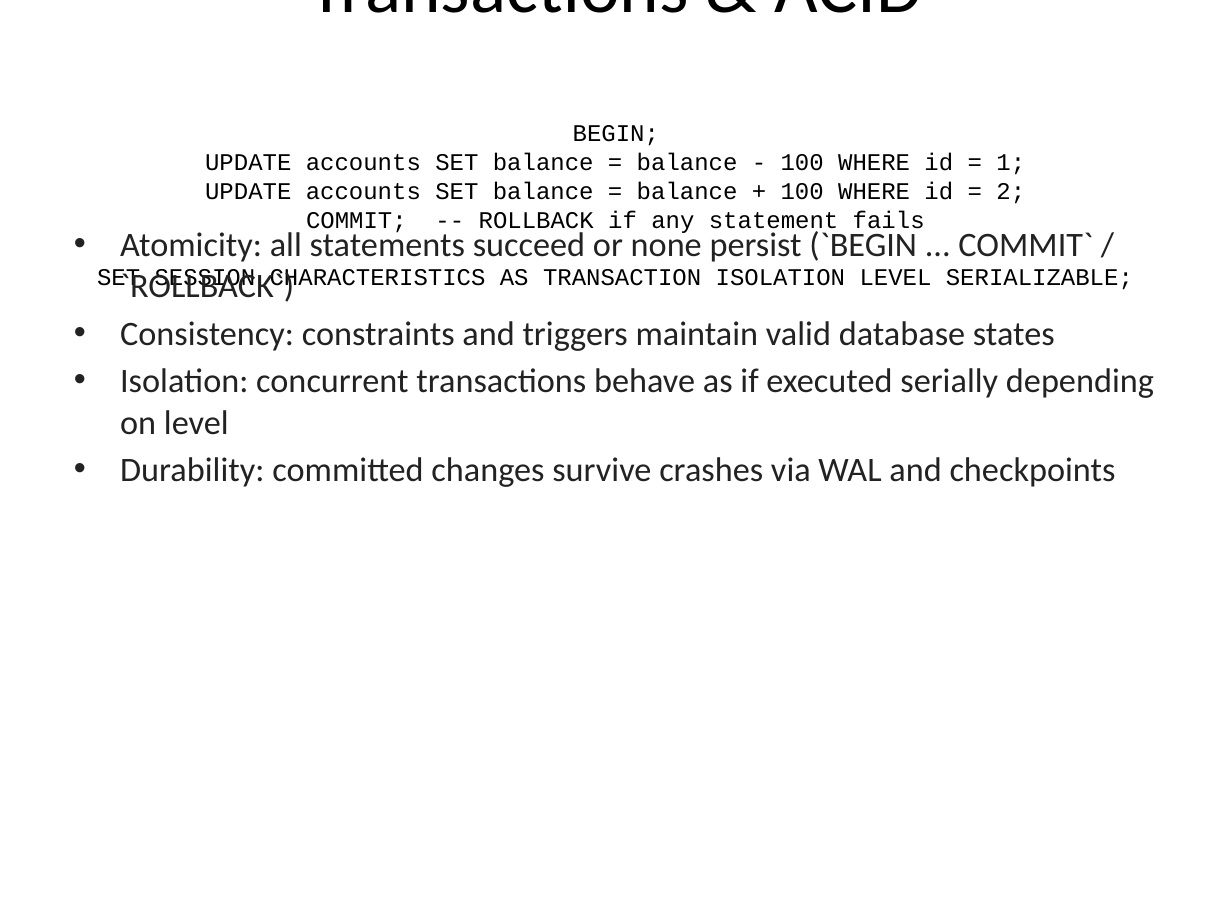
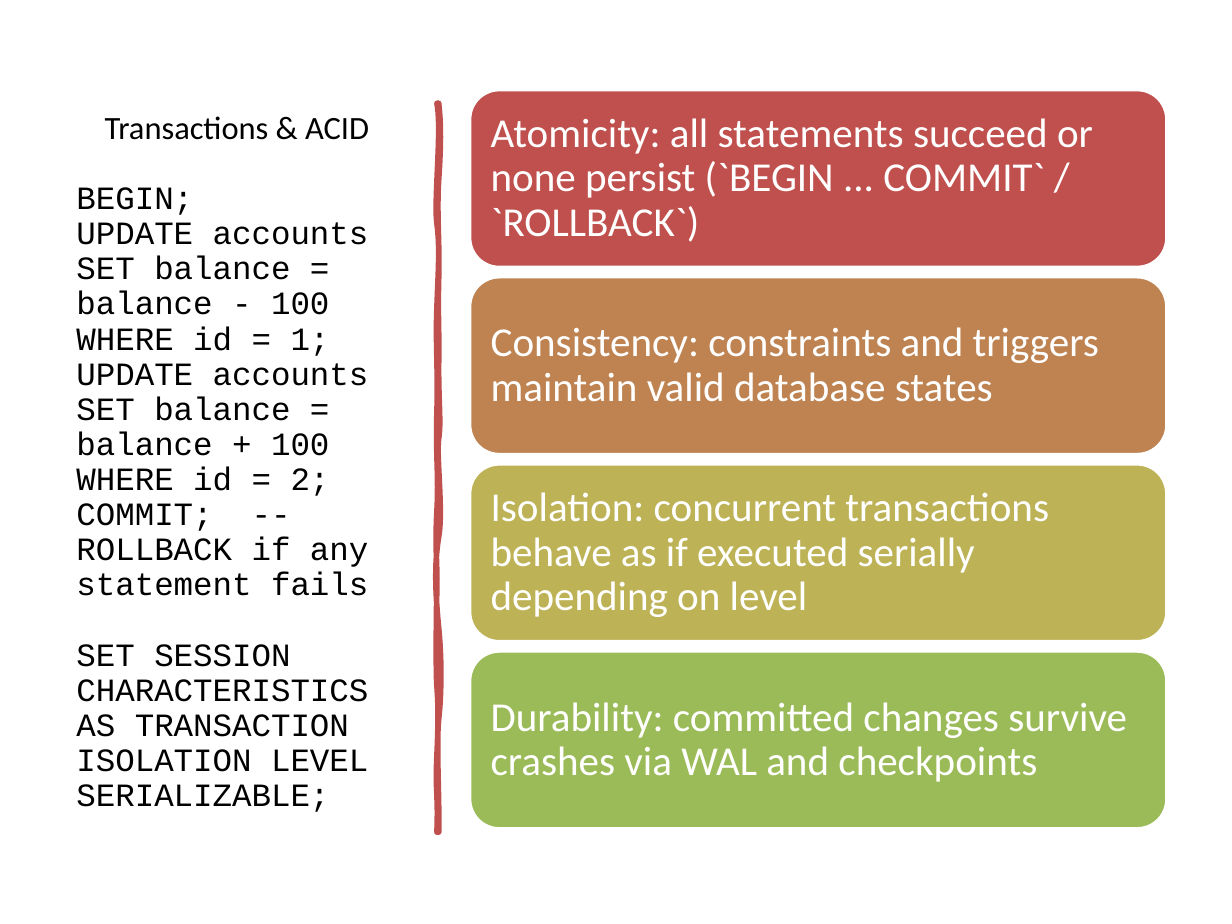
Before and after one commit to lolusername/CST4714_DB_admin, a slide deck: slide 12 of week_4/Week4_Advanced_SQL_Transactions.pptx. Drawn at 1232x924 pixels with LibreOffice and Linux fonts; fonts in the diff are those of the drawing. Boxes give left, top, right and bottom in pixels: in the first picture for what was removed or moved away, otherwise in the second. Text is boxed around its words. In the diff, an @@ line names an element or a change of style, - is before the commit and + after.

```diff
--- a/week_4/Week4_Advanced_SQL_Transactions.pptx
+++ b/week_4/Week4_Advanced_SQL_Transactions.pptx
@@ title "Transactions & ACID" moved from (x1=97, y1=0, x2=1133, y2=293) to (x1=76, y1=116, x2=369, y2=812) @@
@@ title "Transactions & ACID" at (x1=76, y1=116, x2=369, y2=812): size 44 to 19 pt in "Transactions & ACID"; size 14 to 19 pt; line spacing 1 to 0.9; alignment centre to left @@
@@ freeform shape added at (x1=438, y1=103, x2=439, y2=832), fill #C0504D, outline #C0504D 3.25 pt @@
@@ text removed at (x1=120, y1=227, x2=1154, y2=487) @@
-• Atomicity: all statements succeed or none persist (`BEGIN ... COMMIT` / `ROLLBACK`)
-• Consistency: constraints and triggers maintain valid database states
-• Isolation: concurrent transactions behave as if executed serially depending on level
-• Durability: committed changes survive crashes via WAL and checkpoints
@@ group added at (x1=469, y1=90, x2=1167, y2=828): 4 rounded rectangles, 4 texts @@
+Atomicity: all statements succeed or none persist (`BEGIN ... COMMIT` / `ROLLBACK`)
+Consistency: constraints and triggers maintain valid database states
+Isolation: concurrent transactions behave as if executed serially depending on level
+Durability: committed changes survive crashes via WAL and checkpoints
```
Also in this commit, not shown: 13 other slides changed, 6 other files.
